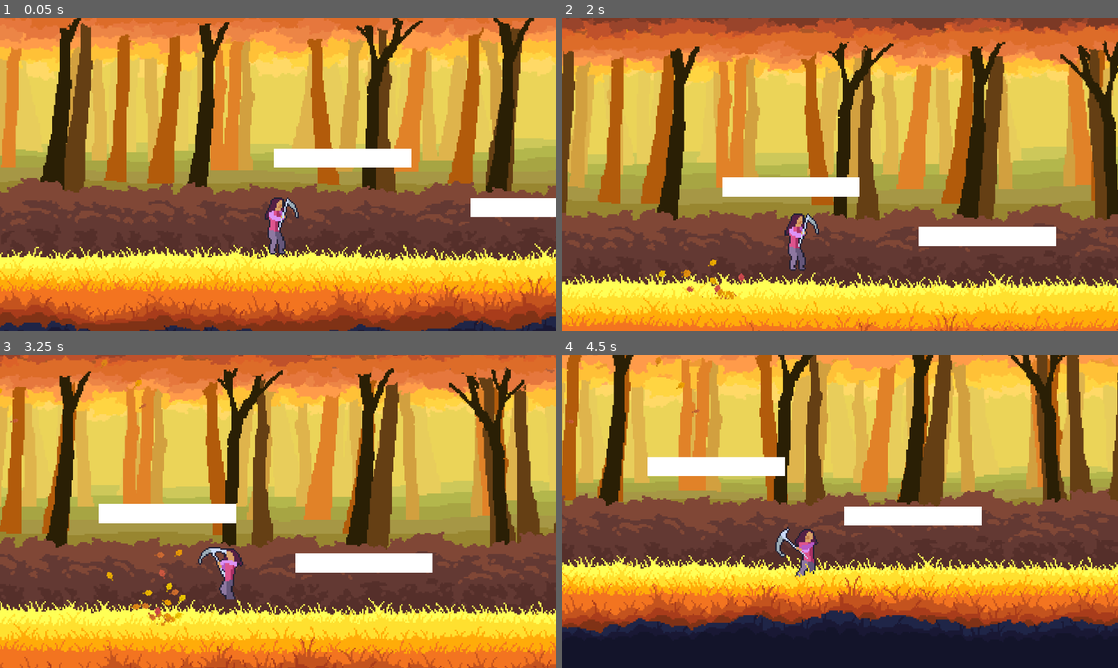
Above: before the commit, frames 1-4 (two rows, left to right).
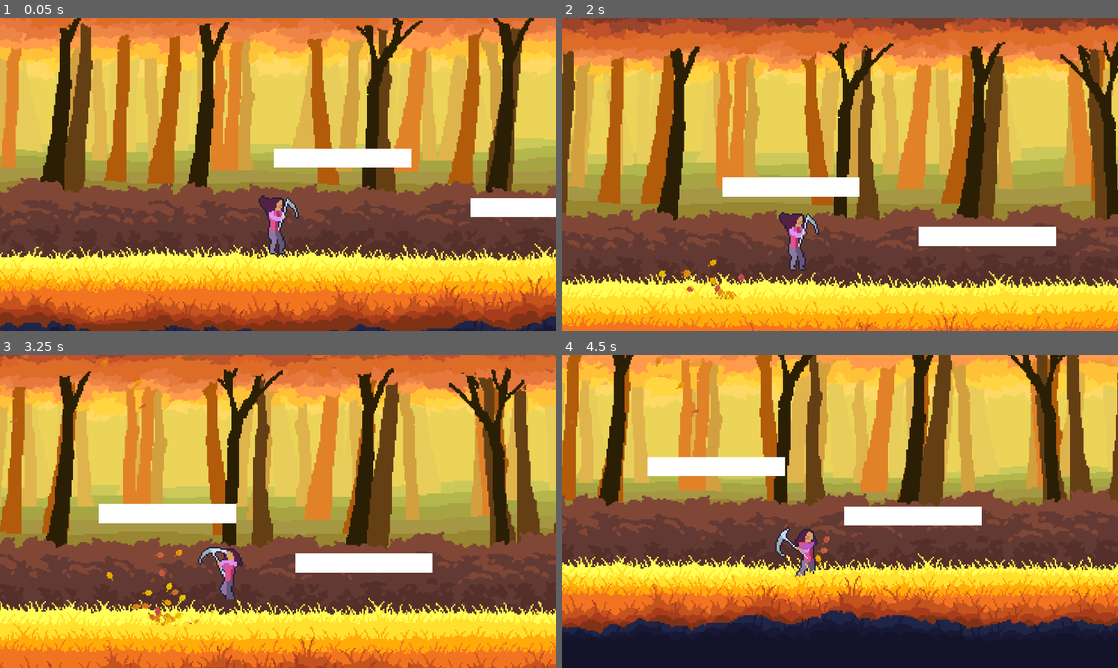
Above: after the commit, the same moments.

Repository: LordRevan36/software_development_platformer
Game: Godot game, scene res://main.tscn
Same seed, same stepped clock (60 frames per second), same inputs: the game is played once before the commit and once after it.
Inputs:
- Up to frame 1 (0.05 s): no input
- Up to frame 2 (2 s): hold C (FlipRight) 0.53-1.28 s; tap X (Attack 1) at 0.6, 1.35 s; hold Z (FlipLeft) from 1.28 s (still down)
- Up to frame 3 (3.25 s): release Z (FlipLeft) at 2.03 s; hold C (FlipRight) 2.03-2.78 s; tap X (Attack 1) at 2.1, 2.85 s; hold W (Up) from 2.78 s (still down)
- Up to frame 4 (4.5 s): release W (Up) at 3.53 s; hold Z (FlipLeft) from 3.53 s (still down); tap X (Attack 1) at 3.6, 4.35 s

The runs differ from the first frame. In frame 1, 0.1% of the frame differs, in the area x 46-50%, y 56-65%; in frame 2, 0.1%, in the area x 39-42%, y 62-70%; in frame 3, less than 0.1%; in frame 4, less than 0.1%.

Commit message:
landing. ALSO FORGOT TO MENTION:
YOU CAN HOLD DOWN JUMP/FLIPS TO GO HIGHER. This way, you can still have quick, responsive jumps, or take the risk of staying still for a bit for extra height. lemme know if you think it works.

Diff:
--- a/software-development-platformer/Player/player.gd
+++ b/software-development-platformer/Player/player.gd
@@ -12,7 +12,7 @@
 
 var time := 0.0 #time
 var crouchStartTime := 0.0 #used to store how long player crouches down for
-var jumpVelocityX := 0.0 #stores x velocity of player immediately after jumping
+var jumpVelocity = Vector2(0,0) #stores x velocity of player immediately after jumping
 var slow = 1 #stores velocity vector of player immediately before attacking
 
 
@@ -38,7 +38,7 @@
 		velocity += get_gravity() * delta
 
 
-	# attack
+	# ATTACKING
 	if Input.is_action_just_pressed("Attack 1"):
 		state = "attack"
 		attack_started.emit()
@@ -56,11 +56,11 @@
 		# run
 		velocity.x = move_toward(velocity.x, SPEED * direction, SPEED/4)
 
-		# sees if on ground and not currently crouched
+		# sees if on ground and not currently crouched or otherwise occupied
 		if state != "crouch" and state != "attack":
 			if direction != 0:
 				state = "run"
-			else:
+			elif state != "land": #this way, you can still run after landing, which feels better
 				state = "idle"
 			if (Input.is_action_just_pressed("Up") or Input.is_action_just_pressed("FlipLeft") or Input.is_action_just_pressed("FlipRight")):
 				state = "crouch"
@@ -107,11 +107,13 @@
 		if state == "jump" or state == "fall":
 			velocity.x = lerp(velocity.x, SPEED*direction, 0.2)
 
-		#LANDING
-		if is_on_floor() and !was_on_floor:
-			landed.emit()
-			if velocity.y > 100:
-				state = "land"
+
+
+
+	#LANDING
+	if is_on_floor() and !was_on_floor:
+		landed.emit()
+		state = "land"
 
 	was_on_floor = is_on_floor()	 #value used in subsequent frame to see if player just landed
 
@@ -156,12 +158,14 @@
 		attack_finished.emit()
 	elif state == "land":
 		AnimSprite.play("land")
+		await AnimSprite.animation_finished
+		state = "idle"
 
 func jump():
 	velocity.y = (JUMP_VELOCITY+JUMP_VELOCITY*(time-crouchStartTime)/2)
 	state = "jump"
 	jumped.emit()
-	jumpVelocityX = velocity.x
+	jumpVelocity = velocity
 
 
 func backflip():
@@ -169,7 +173,7 @@
 	velocity.x = -(SPEED+SPEED*(time-crouchStartTime)/4)*facing*0.6
 	state = "backflip"
 	jumped.emit()
-	jumpVelocityX = velocity.x
+	jumpVelocity = velocity
 
 
 func frontflip():
@@ -177,4 +181,4 @@
 	velocity.x = (SPEED+SPEED*(time-crouchStartTime)/4)*facing*1.7
 	state = "frontflip"
 	jumped.emit()
-	jumpVelocityX = velocity.x
+	jumpVelocity = velocity
--- a/software-development-platformer/Player/player.tscn
+++ b/software-development-platformer/Player/player.tscn
@@ -72,10 +72,6 @@
 atlas = ExtResource("2_gwnis")
 region = Rect2(1120, 1120, 224, 224)
 
-[sub_resource type="AtlasTexture" id="AtlasTexture_efx54"]
-atlas = ExtResource("2_gwnis")
-region = Rect2(0, 1344, 224, 224)
-
 [sub_resource type="AtlasTexture" id="AtlasTexture_755ss"]
 atlas = ExtResource("2_gwnis")
 region = Rect2(224, 1344, 224, 224)
@@ -277,13 +273,10 @@
 "speed": 3.0
 }, {
 "frames": [{
-"duration": 1.0,
-"texture": SubResource("AtlasTexture_efx54")
-}, {
-"duration": 1.0,
+"duration": 2.0,
 "texture": SubResource("AtlasTexture_755ss")
 }, {
-"duration": 1.0,
+"duration": 2.0,
 "texture": SubResource("AtlasTexture_bbimk")
 }, {
 "duration": 100.0,
Not shown: 1 places in software-development-platformer/Player/player.tscn that only renumber resources
